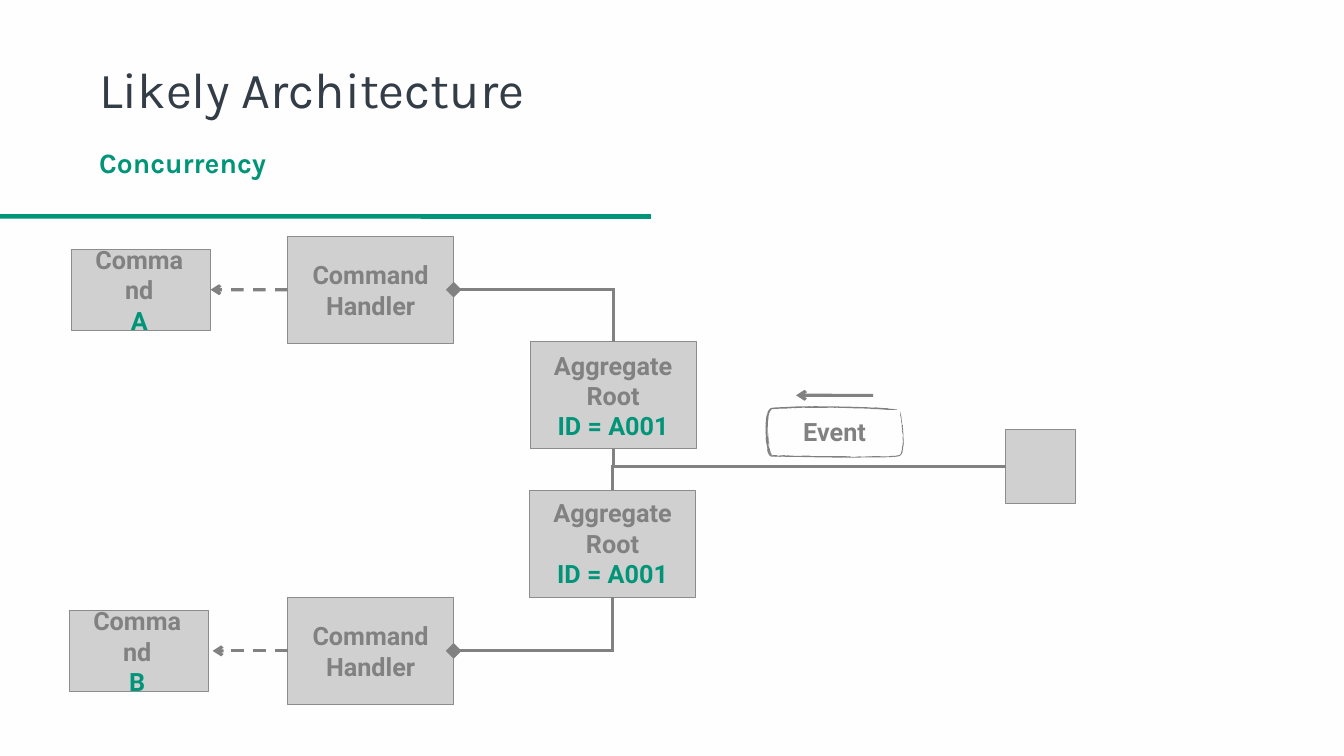
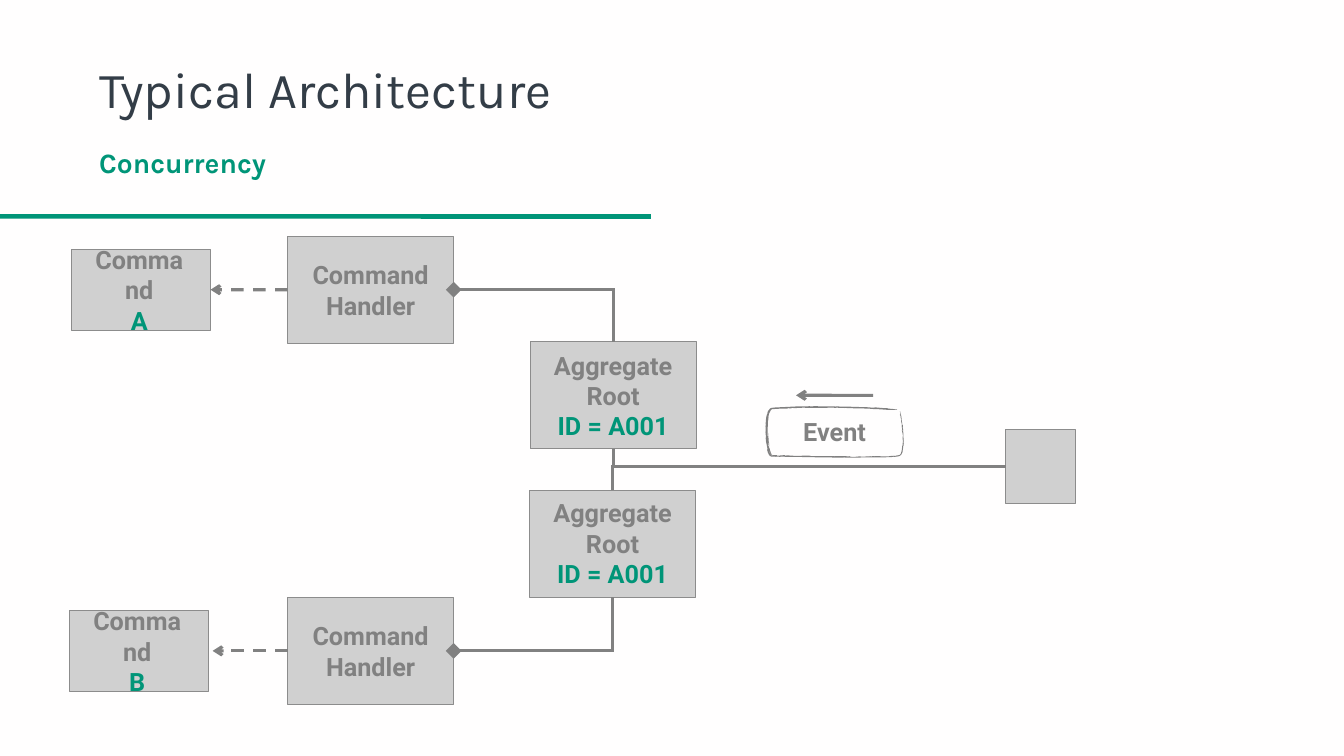
Before and after one commit to danielwagstaff/training, a slide deck: slide 27 of event-sourcing/Event Sourcing in a Microservices Environment.pptx (slide 18 before the commit). Drawn at 1344x756 pixels with LibreOffice and Linux fonts; fonts in the diff are those of the drawing; grey boxes stand for pictures; background and template pictures are left out. Boxes give left, top, right and bottom in pixels: in the first picture for what was removed or moved away, otherwise in the second. Text is boxed around its words. In the diff, an @@ line names an element or a change of style, - is before the commit and + after.

```diff
--- a/event-sourcing/Event Sourcing in a Microservices Environment.pptx
+++ b/event-sourcing/Event Sourcing in a Microservices Environment.pptx
@@ title at <box>99,73,551,121</box>: text changed @@
-Likely Architecture
+Typical Architecture
```
Also in this commit, not shown: 35 other slides changed, 13 slides added, 2 slides removed.
